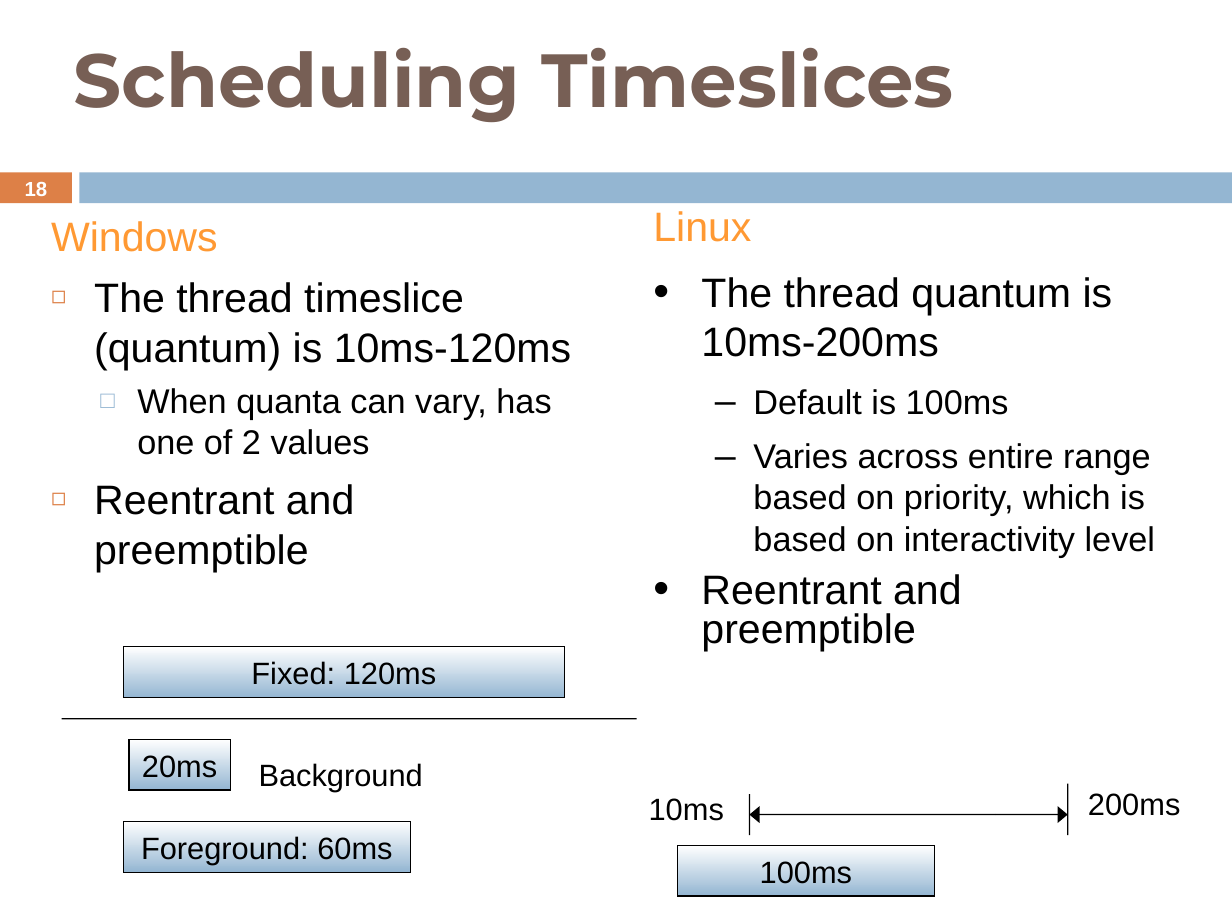
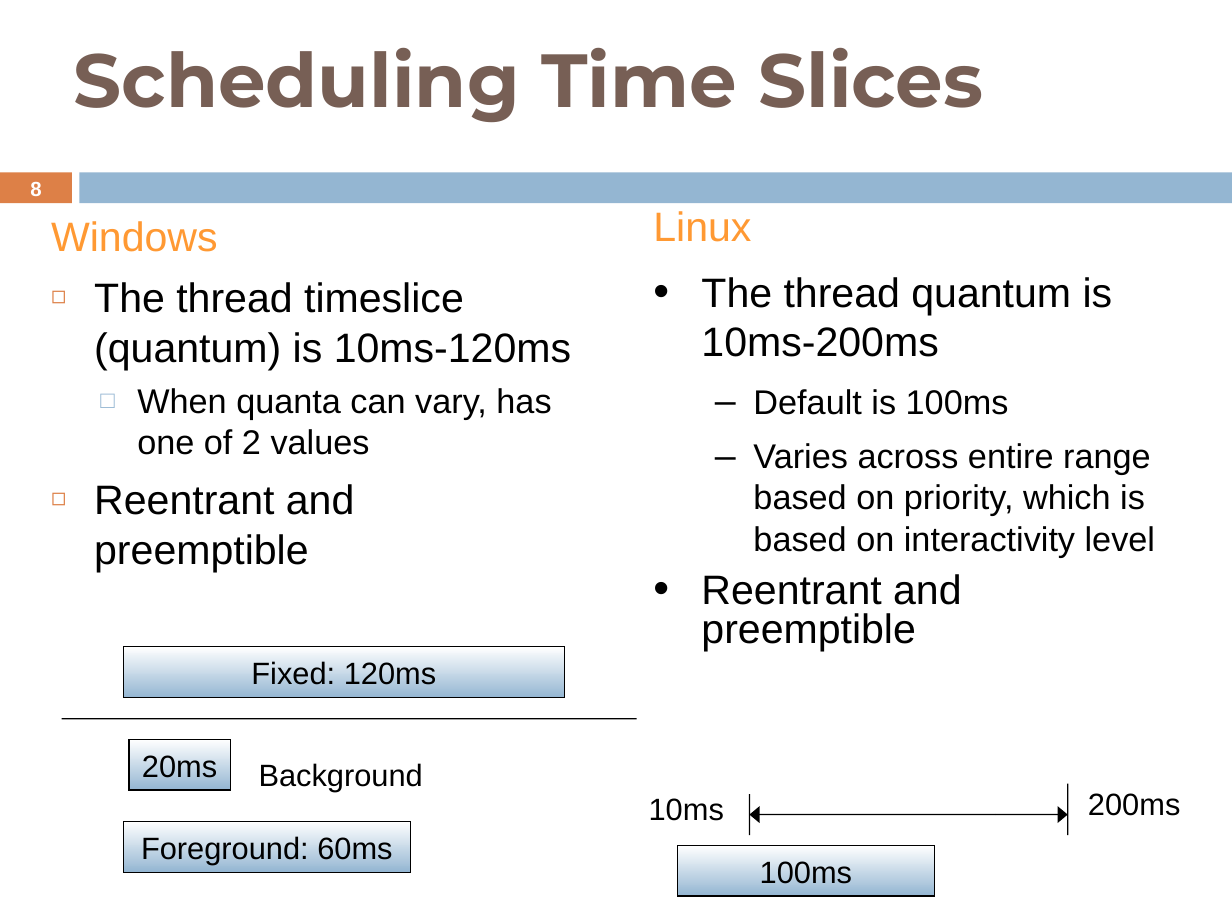
Before and after one commit to shyamrajendran/OS_MPS, a slide deck: slide 8 of 4th_credit/survey.pptx (slide 18 before the commit). Drawn at 1232x924 pixels with LibreOffice and Linux fonts; fonts in the diff are those of the drawing. Boxes give left, top, right and bottom in pixels: in the first picture for what was removed or moved away, otherwise in the second. Text is boxed around its words. In the diff, an @@ line names an element or a change of style, - is before the commit and + after.

```diff
--- a/4th_credit/survey.pptx
+++ b/4th_credit/survey.pptx
@@ title at box(74, 48, 983, 122): text changed @@
-Scheduling Timeslices
+Scheduling Time Slices
@@ page number at box(30, 182, 41, 196): text changed @@
-18
+8
```
Also in this commit, not shown: 3 other slides changed.
